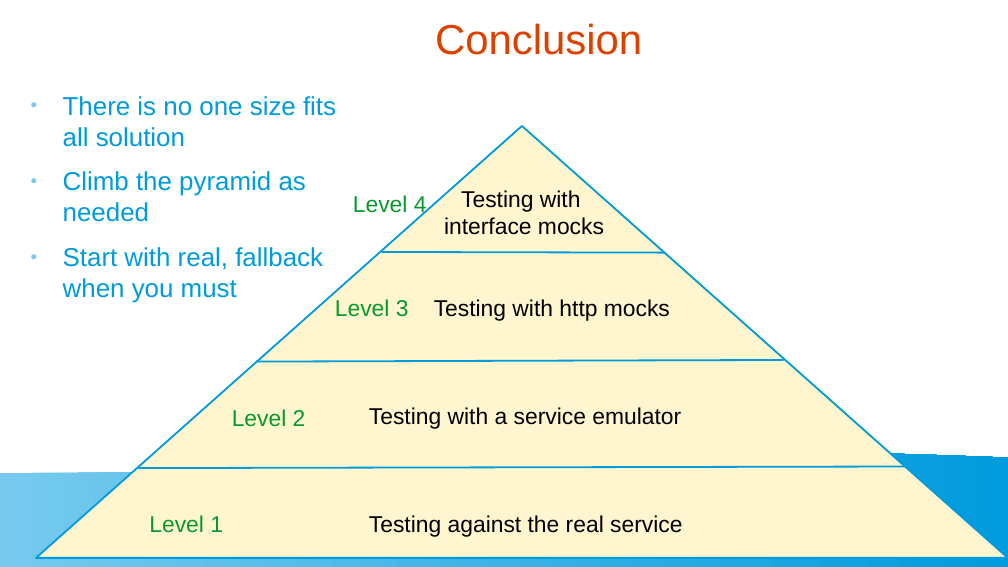
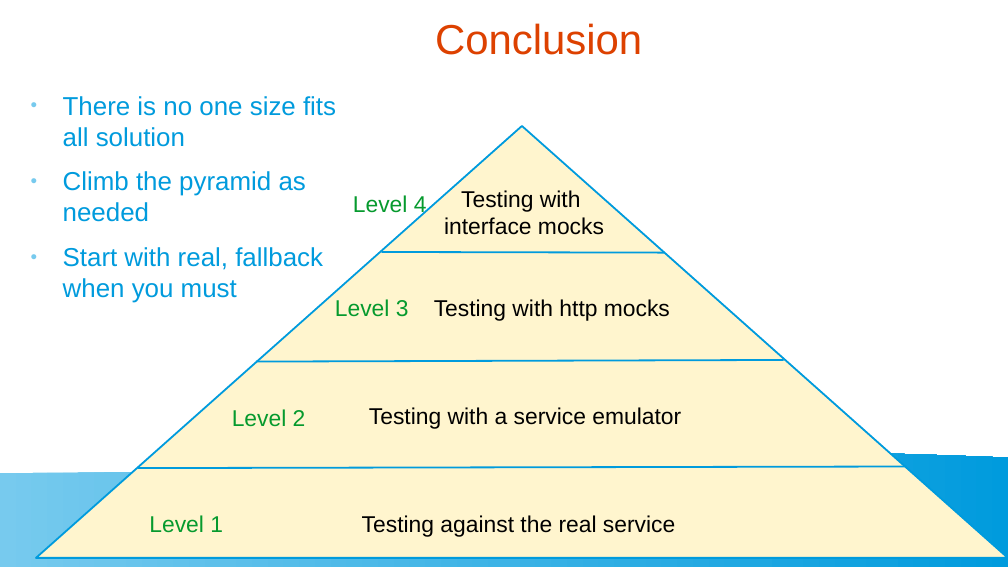
Before and after one commit to golangbot/gophercon-uk-2025-talk, a slide deck: slide 48 of Presentation.odp (slide 47 before the commit). Drawn at 1008x567 pixels with LibreOffice and Linux fonts; fonts in the diff are those of the drawing. Boxes give left, top, right and bottom in pixels: in the first picture for what was removed or moved away, otherwise in the second. Text is boxed around its words. In the diff, an @@ line names an element or a change of style, - is before the commit and + after.

```diff
--- a/Presentation.odp
+++ b/Presentation.odp
@@ text "Testing against the real service": place and size @@
-text "Testing against the real service" at [369,515,682,537]
+text "Testing against the real service" at [362,515,675,537]
```
Also in this commit, not shown: 1 other slide changed, 2 slides added, 1 slide removed.
